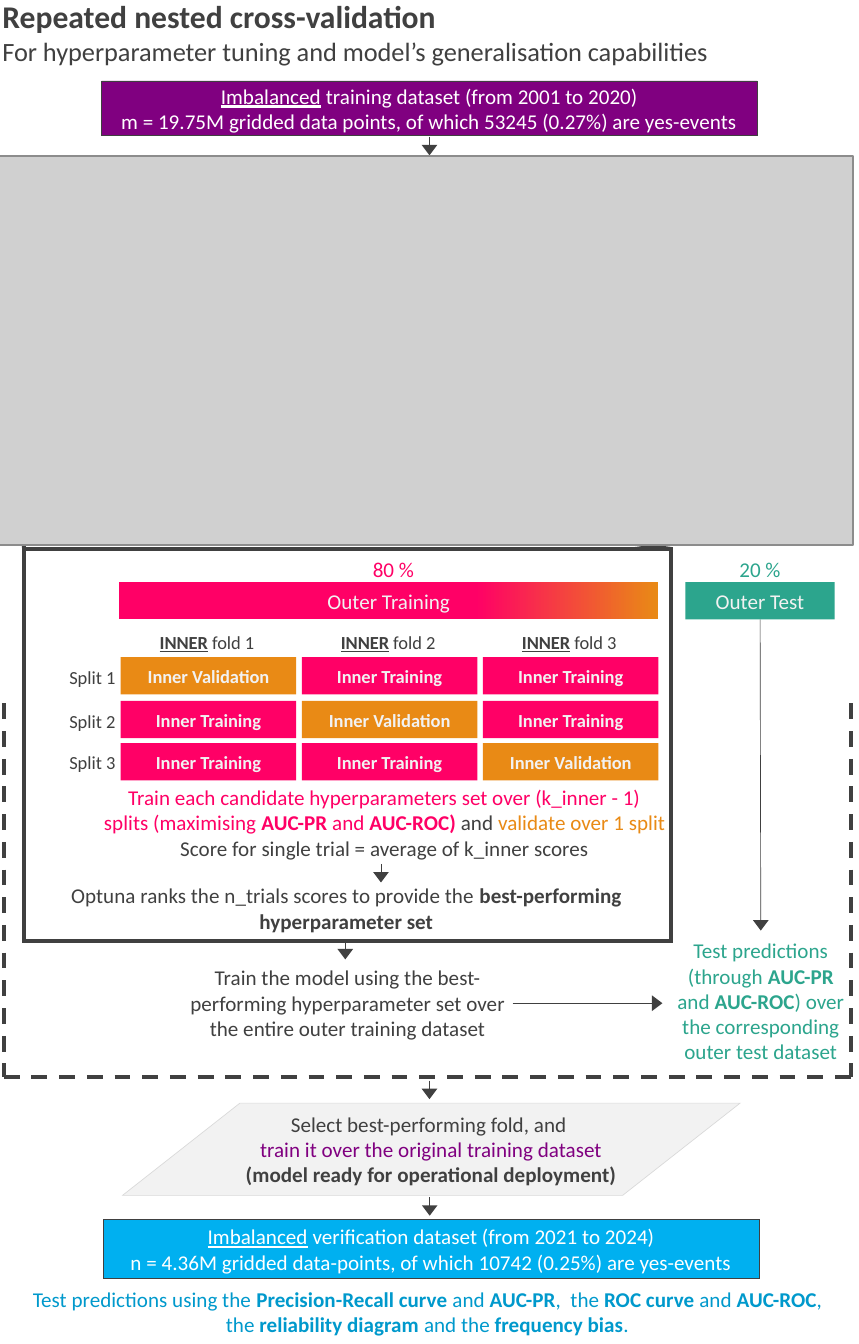
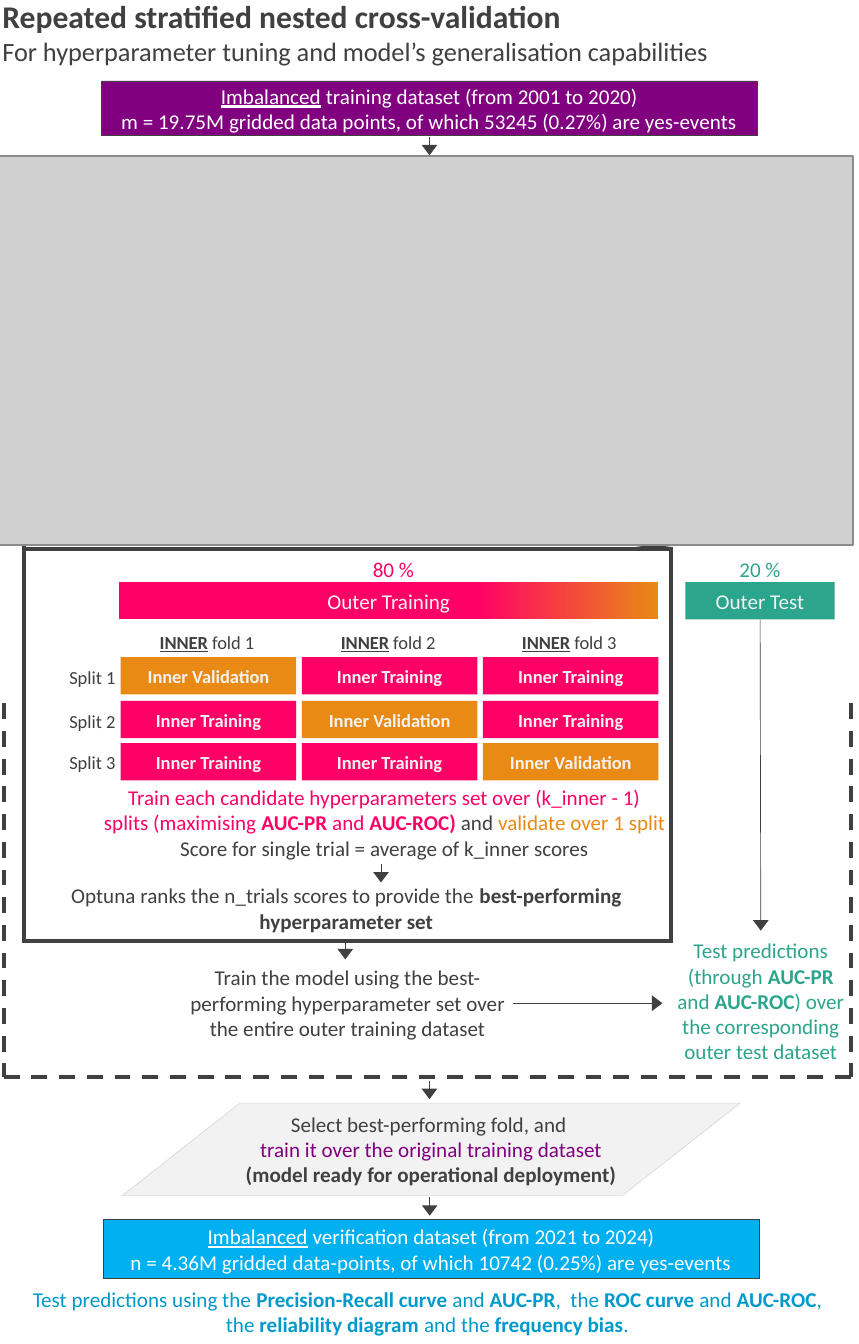
Before and after one commit to FatimaPillosu/thesis, a slide deck: slide 1 of chapter_06/figures/cv_optuna.pptx. Drawn at 859x1344 pixels with LibreOffice and Linux fonts; fonts in the diff are those of the drawing; grey boxes stand for pictures; background and template pictures are left out. Boxes give left, top, right and bottom in pixels: in the first picture for what was removed or moved away, otherwise in the second. Text is boxed around its words. In the diff, an @@ line names an element or a change of style, - is before the commit and + after.

```diff
--- a/chapter_06/figures/cv_optuna.pptx
+++ b/chapter_06/figures/cv_optuna.pptx
@@ text at bbox=[2, 6, 561, 33]: text changed @@
-Repeated nested cross-validation
+Repeated stratified nested cross-validation
```
Also in this commit, not shown: 1 other file.
